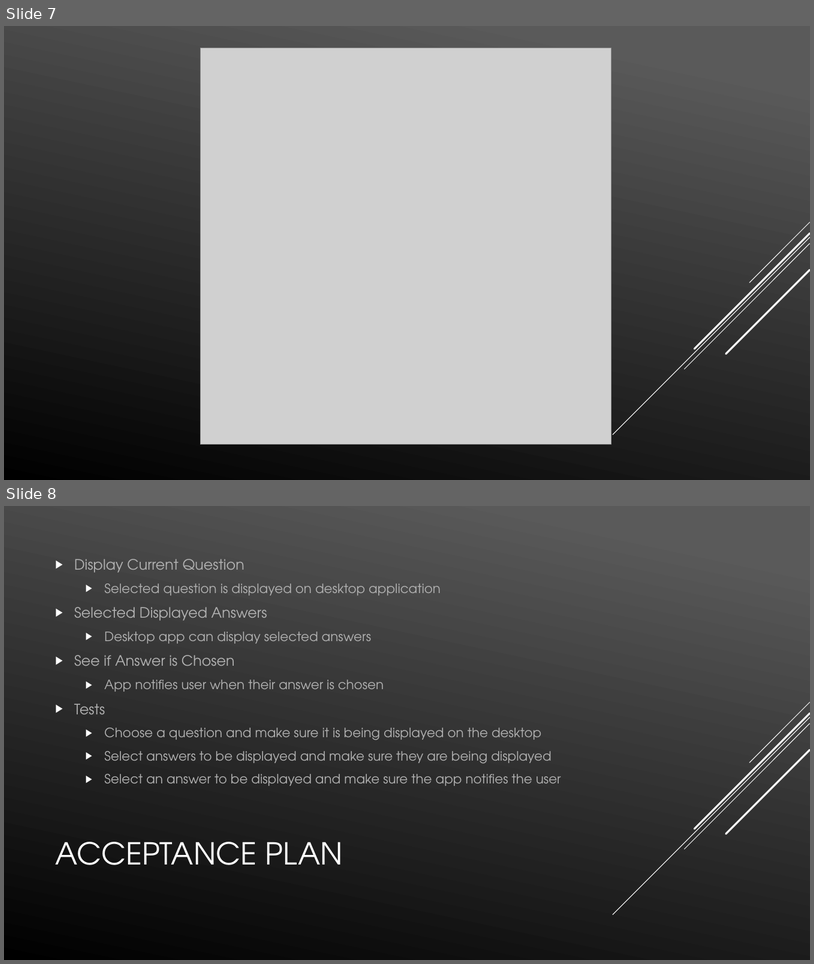
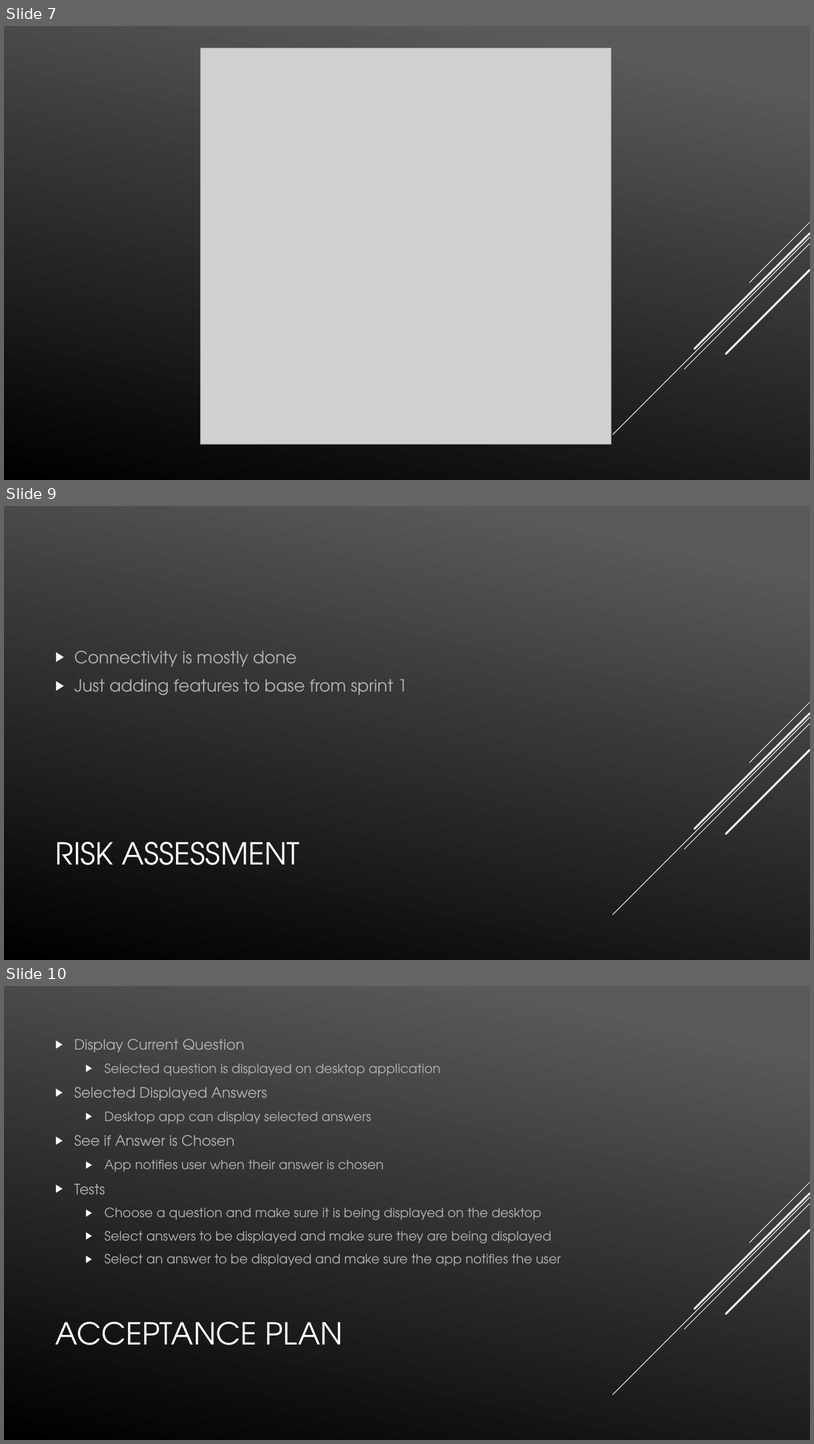
Before and after one commit to DucksDucksDucks/Game_Of_Phones_Design, a slide deck: Presentations/Sprint Two Elaboration.pptx. Shown one above the other, each under a label of ours: slides 7 and 8 before the commit, slides 7, 9 and 10 after it; the slides between them are not shown. The pictures are 814x964 and 814x1444 pixels, drawn with LibreOffice and Linux fonts; fonts in the diff are those of the drawing; grey boxes stand for pictures. Boxes give left, top, right and bottom in pixels: in the first picture for what was removed or moved away, otherwise in the second. Text is boxed around its words. In the diff, an @@ line names an element or a change of style, - is before the commit and + after.

Commit message:
Added risk assessment and time estimate to presentation

```diff
--- a/Presentations/Sprint Two Elaboration.pptx
+++ b/Presentations/Sprint Two Elaboration.pptx
@@ slide 9 added at [4, 506, 810, 960], background gradient #5B5B5B to #000000; not listed: 5 template elements that a slide beside it also shows @@
@@ text added at [74, 651, 408, 695], 20 pt, text #B2B2B2 @@
+▶ Connectivity is mostly done
+▶ Just adding features to base from sprint 1
@@ title added at [56, 841, 300, 865], 36 pt, text #FFFFFF @@
+RISK ASSESSMENT
@@ what was slide 8 is now slide 10 @@
```
Also in this commit, not shown: 1 other slide added.
